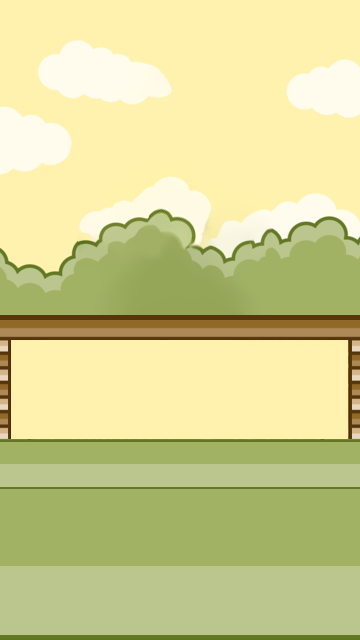
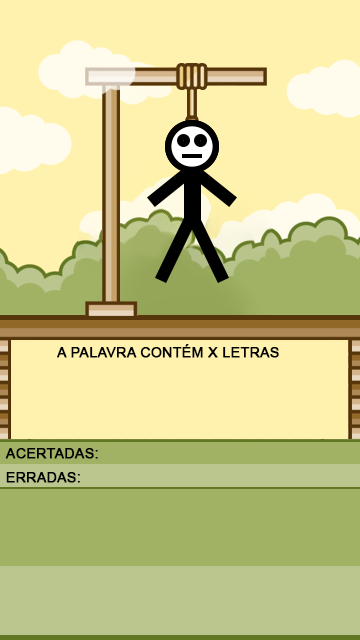
Two versions of the same layered image (360 × 640). Layer-by-layer changes:
showed group "palavras" (3 layers) over <box>5,344,279,483</box>
showed group "boneco" (10 layers) over <box>5,62,279,483</box>
added layer "perna_dir copy" in group "boneco" over <box>5,62,279,483</box>
showed "forca" over <box>85,62,267,316</box>
